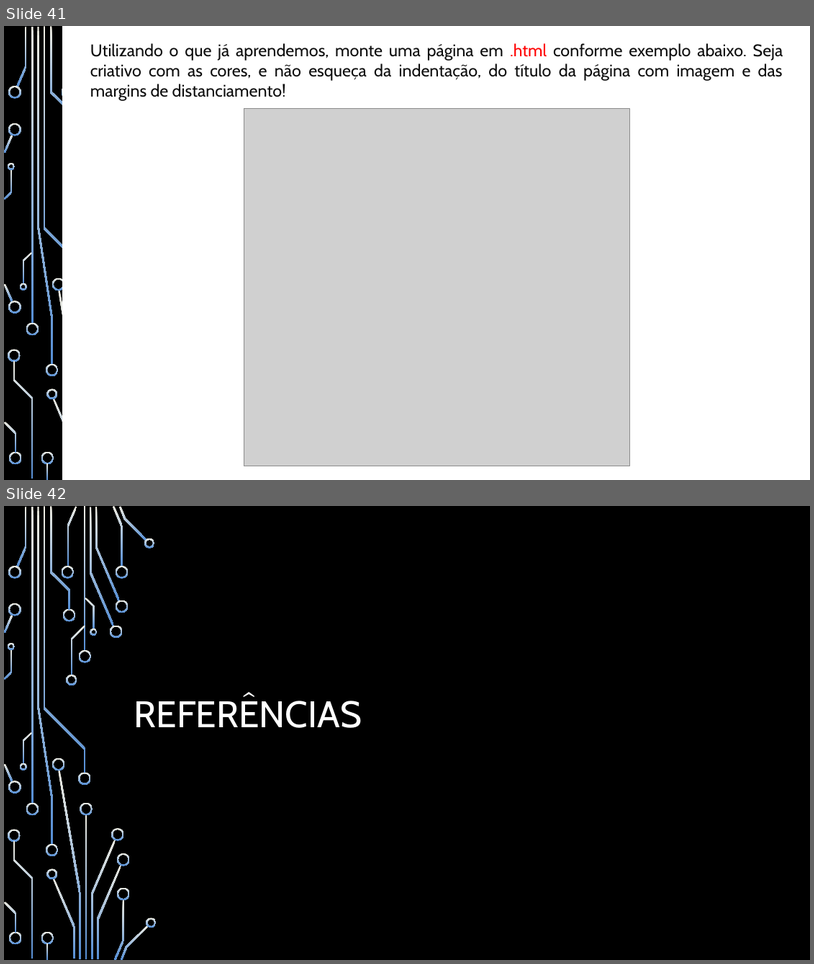
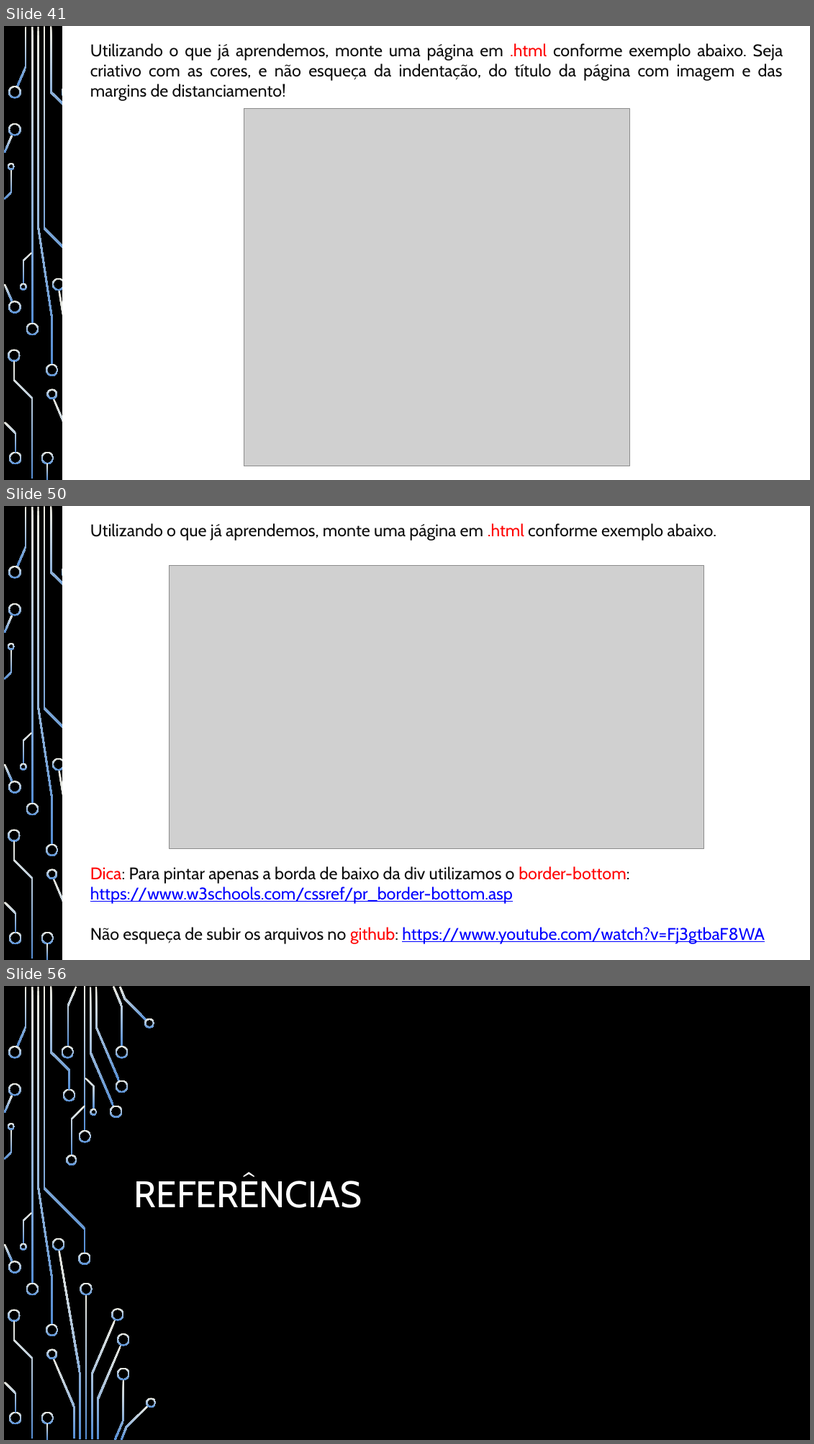
Before and after one commit to heitorsam/aulas_iep, a slide deck: documentos/Apostila - Desenvolvimento Web - IEP.pptx. Shown one above the other, each under a label of ours: slides 41 and 42 before the commit, slides 41, 50 and 56 after it; the slides between them are not shown. The pictures are 814x964 and 814x1444 pixels, drawn with LibreOffice and Linux fonts; fonts in the diff are those of the drawing; grey boxes stand for pictures; background and template pictures are left out. Boxes give left, top, right and bottom in pixels: in the first picture for what was removed or moved away, otherwise in the second. Text is boxed around its words. In the diff, an @@ line names an element or a change of style, - is before the commit and + after.

```diff
--- a/documentos/Apostila - Desenvolvimento Web - IEP.pptx
+++ b/documentos/Apostila - Desenvolvimento Web - IEP.pptx
@@ slide 50 added at [4,506,810,960], background picture (left out); not listed: 37 template elements that a slide beside it also shows @@
@@ rectangle added at [63,506,810,960], fill #FFFFFF, outline #FFFFFF 1.25 pt @@
@@ text added at [90,523,765,944], 20 pt, text #0D0D0D @@
+Utilizando o que já aprendemos, monte uma página em .html conforme exemplo abaixo.
+Dica: Para pintar apenas a borda de baixo da div utilizamos o border-bottom:
+https://www.w3schools.com/cssref/pr_border-bottom.asp
+Não esqueça de subir os arquivos no github: https://www.youtube.com/watch?v=Fj3gtbaF8WA
@@ picture added at [170,565,705,849] @@
@@ what was slide 42 is now slide 56 @@
```
Also in this commit, not shown: 2 slides changed, 13 other slides added, 10 other files.
